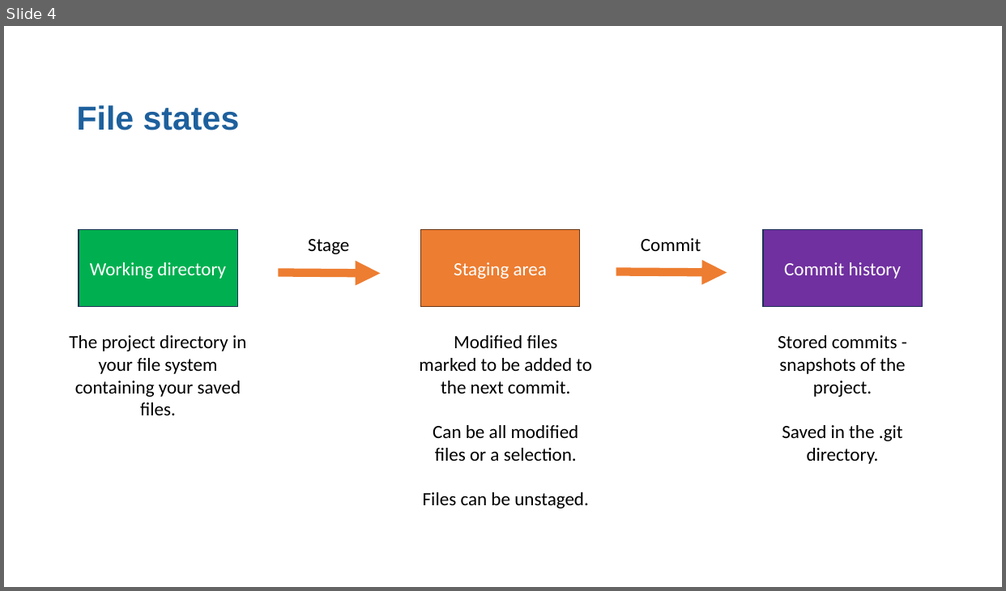
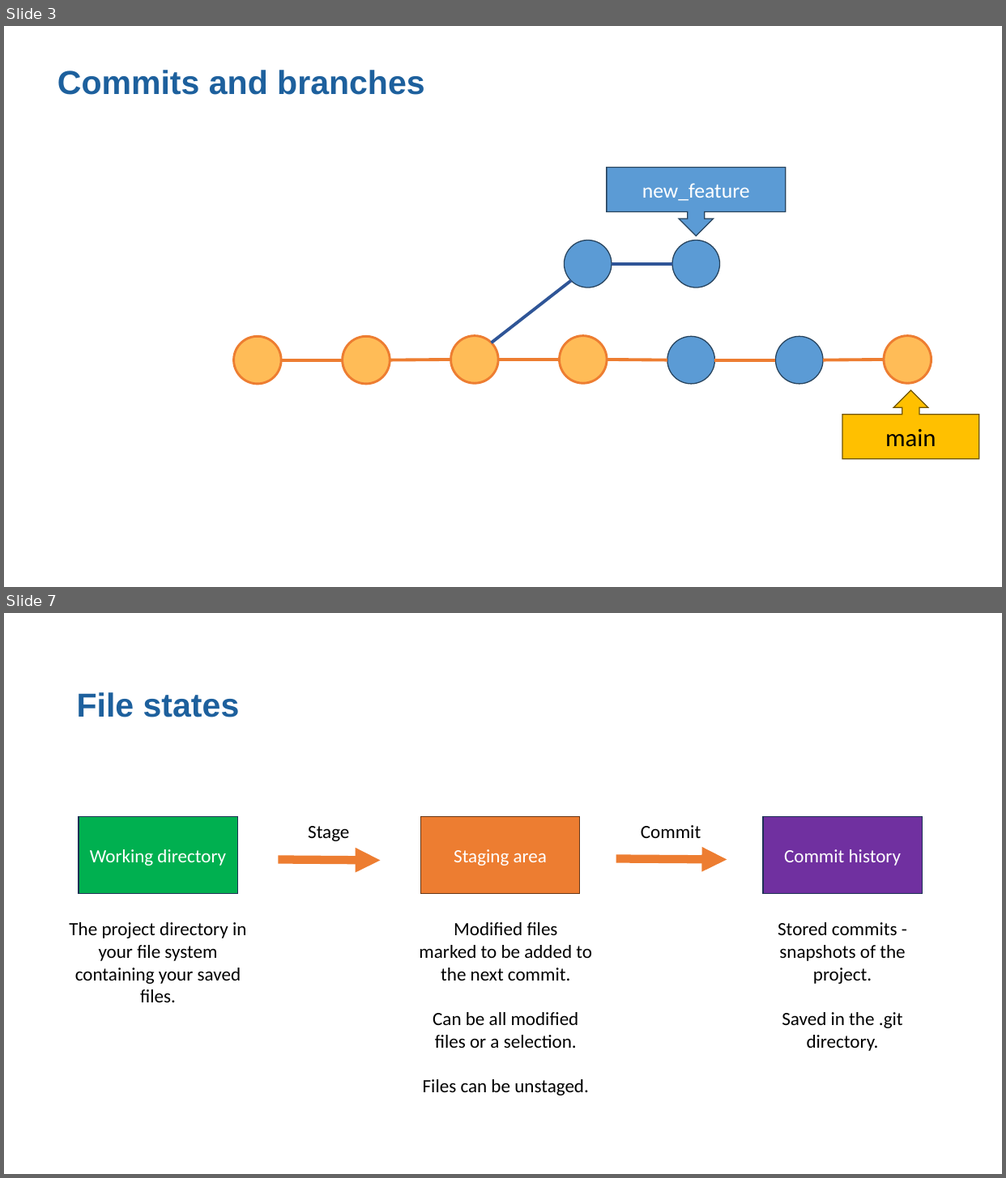
Before and after one commit to moj-analytical-services/intro_to_github_training, a slide deck: GitGitHub slides.pptx. Shown one above the other, each under a label of ours: slide 4 before the commit, slides 3 and 7 after it; the slides between them are not shown. The pictures are 1006x591 and 1006x1178 pixels, drawn with LibreOffice and Linux fonts; fonts in the diff are those of the drawing. Boxes give left, top, right and bottom in pixels: in the first picture for what was removed or moved away, otherwise in the second. Text is boxed around its words. In the diff, an @@ line names an element or a change of style, - is before the commit and + after.

```diff
--- a/GitGitHub slides.pptx
+++ b/GitGitHub slides.pptx
@@ slide 3 added at (x1=4, y1=26, x2=1002, y2=587), background #FFFFFF @@
@@ text added at (x1=57, y1=70, x2=424, y2=95), 32 pt, text #1D609D, bold @@
+Commits and branches
@@ group added at (x1=492, y1=168, x2=786, y2=343): 2 ellipses, 2 lines, 1 down arrow callout @@
+new_feature
@@ ellipse added at (x1=234, y1=337, x2=281, y2=384), fill #FFBC57, outline #ED7D31 2.25 pt @@
@@ ellipse added at (x1=343, y1=337, x2=390, y2=384), fill #FFBC57, outline #ED7D31 2.25 pt @@
@@ ellipse added at (x1=451, y1=336, x2=498, y2=383), fill #FFBC57, outline #ED7D31 2.25 pt @@
@@ ellipse added at (x1=560, y1=336, x2=607, y2=383), fill #FFBC57, outline #ED7D31 2.25 pt @@
@@ ellipse added at (x1=667, y1=337, x2=714, y2=384), fill #5B9BD5, outline #28445D 1 pt @@
@@ ellipse added at (x1=776, y1=337, x2=823, y2=384), fill #5B9BD5, outline #28445D 1 pt @@
@@ ellipse added at (x1=884, y1=336, x2=931, y2=383), fill #FFBC57, outline #ED7D31 2.25 pt @@
@@ line added from (281, 361) to (343, 361), #ED7D31 3 pt @@
@@ line added from (390, 361) to (451, 360), #ED7D31 3 pt @@
@@ line added from (498, 360) to (560, 360), #ED7D31 3 pt @@
@@ line added from (607, 360) to (667, 361), #ED7D31 3 pt @@
@@ line added from (715, 361) to (776, 361), #ED7D31 3 pt @@
@@ line added from (823, 361) to (884, 360), #ED7D31 3 pt @@
@@ up arrow callout added at (x1=842, y1=390, x2=979, y2=459), fill #FFC000, outline #705400 1 pt, 24 pt, text #000000 @@
+main
@@ what was slide 4 is now slide 7 @@
```
Also in this commit, not shown: 3 slides changed, 2 other slides added.
